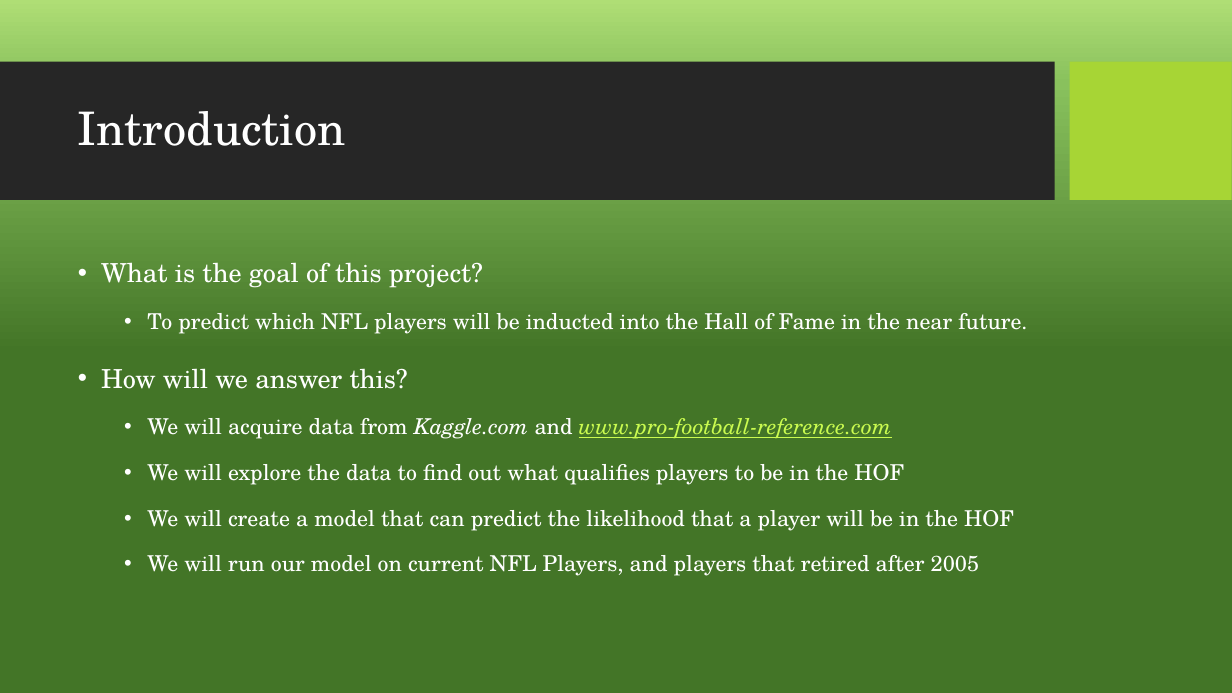
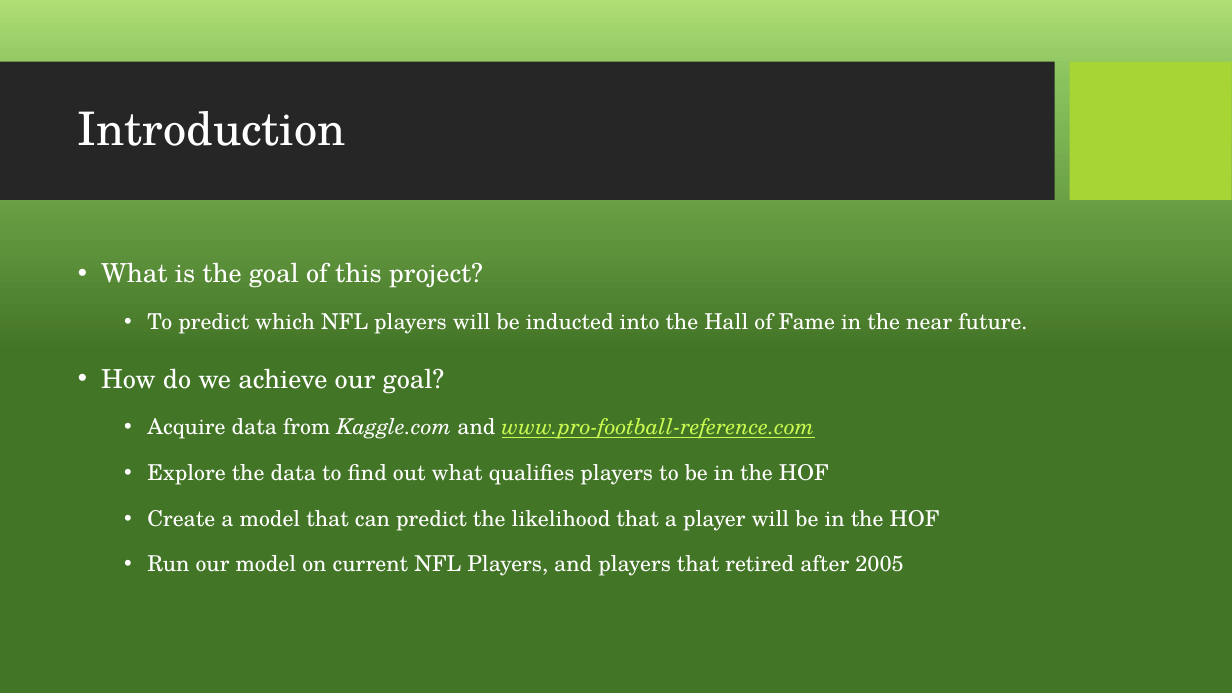
Before and after one commit to saminfeld/Springboard, a slide deck: slide 2 of Capstone Project 2/Capstone 2 Slides.pptx. Drawn at 1232x693 pixels with LibreOffice and Linux fonts; fonts in the diff are those of the drawing; background and template pictures are left out. Boxes give left, top, right and bottom in pixels: in the first picture for what was removed or moved away, otherwise in the second. Text is boxed around its words. In the diff, an @@ line names an element or a change of style, - is before the commit and + after.

```diff
--- a/Capstone Project 2/Capstone 2 Slides.pptx
+++ b/Capstone Project 2/Capstone 2 Slides.pptx
@@ text at box(101, 368, 940, 576): text changed @@
-• How will we answer this?
-  • We will acquire data from Kaggle.com and www.pro-football-reference.com
-  • We will explore the data to find out what qualifies players to be in the HOF
-  • We will create a model that can predict the likelihood that a player will be in the HOF
-  • We will run our model on current NFL Players, and players that retired after 2005
+• How do we achieve our goal?
+  • Acquire data from Kaggle.com and www.pro-football-reference.com
+  • Explore the data to find out what qualifies players to be in the HOF
+  • Create a model that can predict the likelihood that a player will be in the HOF
+  • Run our model on current NFL Players, and players that retired after 2005
```
Also in this commit, not shown: 3 other slides changed, 37 other files.
